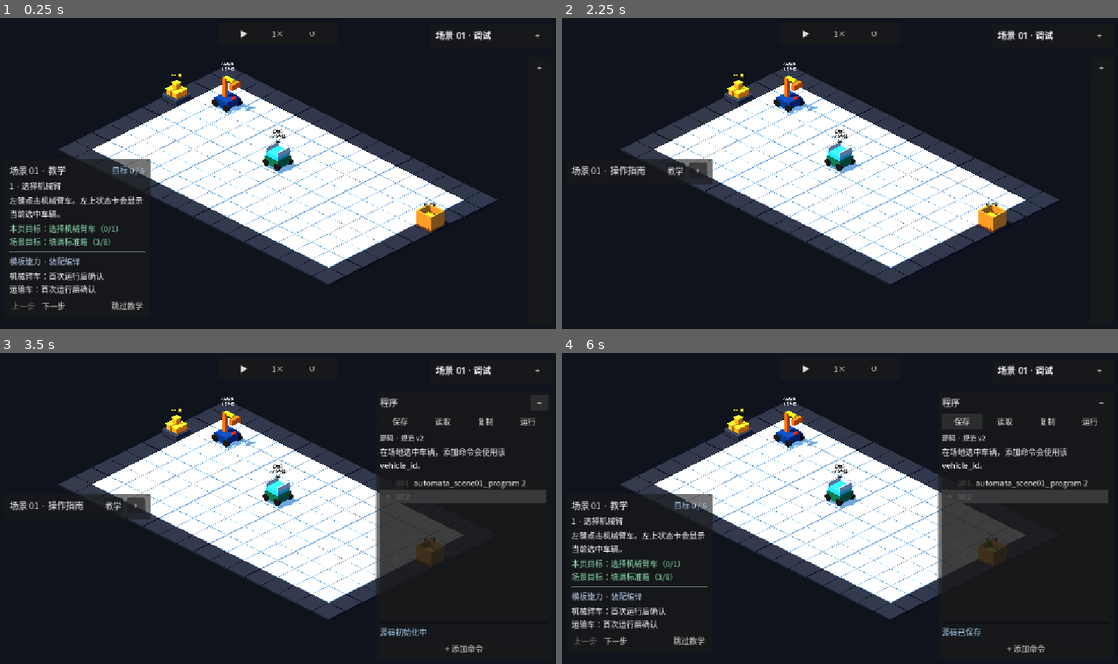
Above: before the commit, frames 1-4 (two rows, left to right).
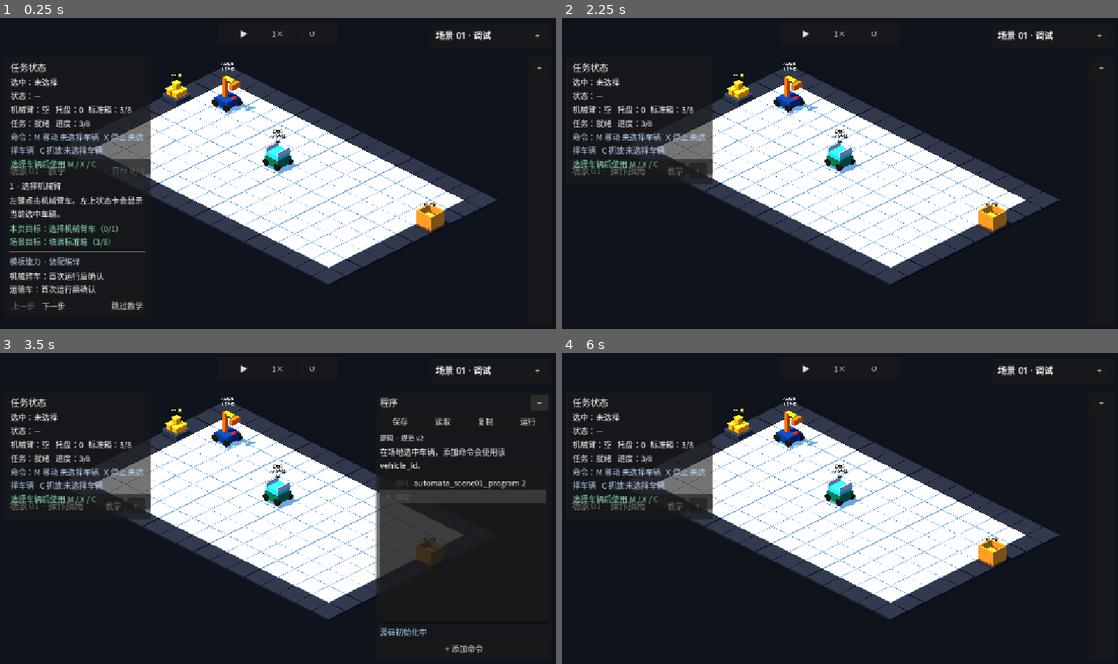
Above: after the commit, the same moments.

Repository: Ri0n72Y/automata
Game: Godot game, scene res://scenes/scene_01/scene_01_basic_packing.tscn
The game is run twice, just before and just after one commit, with the same random seed, the same clock (stepped at 60 frames per second) and the same inputs.
Inputs (mouse positions are in pixels of both pictures, inside the frame that each line leads up to):
- Up to frame 1 (0.25 s): no input
- Up to frame 2 (2.25 s): click "下一步" at 0.5 s; click "上一步" at 1.25 s; click "跳过教学" at 2 s
- Up to frame 3 (3.5 s): click "+" at 2.75 s
- Up to frame 4 (6 s): click "−" at 3.5 s; click "教学" at 4.25 s; click "+" at 5 s; click (962, 421) at 5.75 s, where only the run before the commit has a clickable "保存"

The runs differ from the first frame. In frame 1, 3.4% of the frame differs, in the area x 1-28%, y 14-51%; in frame 2, 3.4%; in frame 3, 3.4%; in frame 4, 12%, in the area x 1-99%, y 14-97%.

Commit message:
[codex]refactor(scene-01): move HUD into primary left rail

Diff:
--- a/scenes/scene_01/components/scene_01_hud.tscn
+++ b/scenes/scene_01/components/scene_01_hud.tscn
@@ -20,13 +20,12 @@
 
 [node name="StatusPanel" type="PanelContainer" parent="RootControl"]
 layout_mode = 0
-anchor_top = 1.0
-anchor_bottom = 1.0
+anchor_top = 0.0
+anchor_bottom = 0.0
 offset_left = 16.0
-offset_top = -214.0
-offset_right = 376.0
-offset_bottom = -16.0
-grow_vertical = 0
+offset_top = 82.0
+offset_right = 316.0
+offset_bottom = 280.0
 mouse_filter = 2
 
 [node name="Margin" type="MarginContainer" parent="RootControl/StatusPanel"]
@@ -46,7 +45,7 @@
 [node name="Title" type="Label" parent="RootControl/StatusPanel/Margin/VBox/Header"]
 layout_mode = 2
 size_flags_horizontal = 3
-text = "场景 01 · 状态"
+text = "任务状态"
 theme_override_font_sizes/font_size = 18
 
 [node name="PauseLabel" type="Label" parent="RootControl/StatusPanel/Margin/VBox/Header"]
